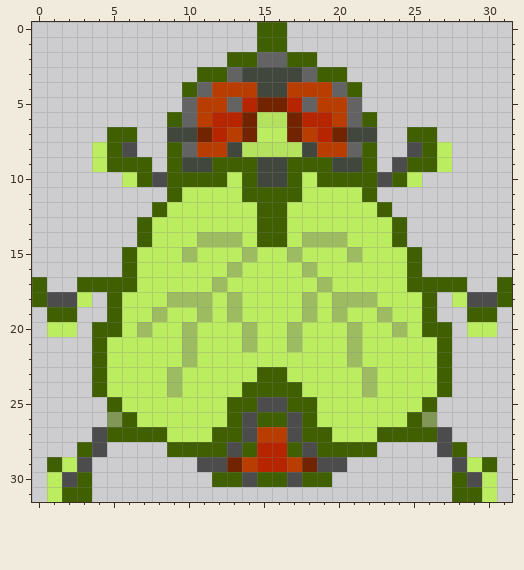
Pixel-art sprite -- Assets/Sprites/Insect_Fly_v_01_01.png. The picture above is the old version.
The file is 32x32 pixels.
Now the later version:
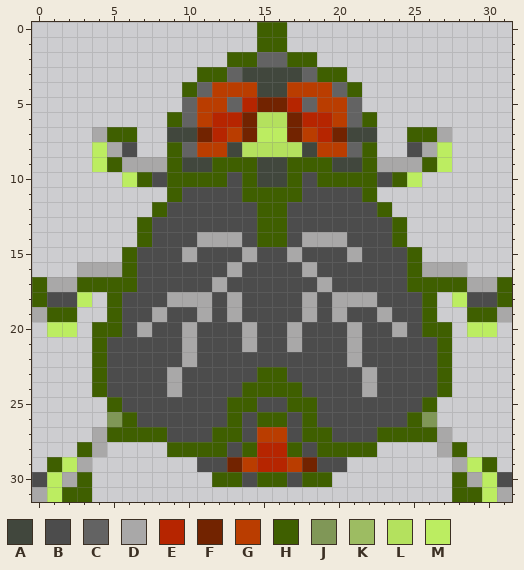
Palette (. is transparent): A #41473d  B #4c4c4c  C #636363  D #a9a8a8  E #b62500  F #722300  G #ba3d00  H #3f5f00  J #809757  K #9dbc62  L #b4e15e  M #bced61
Change:
@@ x 0..31 @@
  6 .........HCGEEFLLFEEGCH.........
- 7 .....HH..AAFEGFMMFGEFAA..HH.....
- 8 ....MHB..HCGGALLLLAGGCH..BHM....
- 9 ....MHHH.HAAHHHAAHHHAAH.BHHM....
-10 ......MHBHHHHMHAAHMHHHHBHM......
-11 .........HMMMMHHHHMMMMH.........
-12 ........HMMMMMMHHMMMMMMH........
-13 .......HMMMMMMMHHMMMMMMMH.......
-14 .......HMMMKKKMHHMKKKMMMH.......
-15 ......HMMMKMMMKMMKMMMKMMMH......
-16 ......HMMMMMMKMMMMKMMMMMMH......
-17 H..HHHHMMMMMKMMMMMMKMMMMMHHHH..H
-18 HBBM.HMMMKKKMKMMMMKMKKKMMMH.MBBH
-19 .HH..HMMKMMKMKMMMMKMKMMKMMH..HH.
-20 .MM.HHMKMMKMMMKMMKMMMKMMKMHH.MM.
-21 ....HMMMMMKMMMKMMKMMMKMMMMMH....
-22 ....HMMMMMKMMMMMMMMMMKMMMMMH....
-23 ....HMMMMKMMMMMHHMMMMMKMMMMH....
-24 ....HMMMMKMMMMHHHHMMMMKMMMMH....
-25 .....HMMMMMMMHHBBHHMMMMMMMH.....
-26 .....JHMMMMMMHBHHBHMMMMMMHJ.....
-27 ....BHHHHMMMHHBGGBHHMMMHHHHB....
-28 ...HB....HHHHBHEEHBHHHH....BH...
-29 .HMB.......BBFGEEGFBB.......BMH.
-30 .MBH........HHBHHBHH........HBM.
-31 .MHH........................HHM.
+ 7 ....DHH..AAFEGFMMFGEFAA..HHD....
+ 8 ....MDB..HCGGALLLLAGGCH..BDM....
+ 9 ....MHDDDHAAHHHAAHHHAAHDDDHM....
+10 ......MHBHHHHBHAAHBHHHHBHM......
+11 .........HBBBBHHHHBBBBH.........
+12 ........HBBBBBBHHBBBBBBH........
+13 .......HBBBBBBBHHBBBBBBBH.......
+14 .......HBBBDDDBHHBDDDBBBH.......
+15 ......HBBBDBBBDBBDBBBDBBBH......
+16 ...DDDHBBBBBBDBBBBDBBBBBBHDDD...
+17 HDDHHHHBBBBBDBBBBBBDBBBBBHHHHDDH
+18 HBBM.HBBBDDDBDBBBBDBDDDBBBH.MBBH
+19 DHH..HBBDBBDBDBBBBDBDBBDBBH..HHD
+20 .MM.HHBDBBDBBBDBBDBBBDBBDBHH.MM.
+21 ....HBBBBBDBBBDBBDBBBDBBBBBH....
+22 ....HBBBBBDBBBBBBBBBBDBBBBBH....
+23 ....HBBBBDBBBBBHHBBBBBDBBBBH....
+24 ....HBBBBDBBBBHHHHBBBBDBBBBH....
+25 .....HBBBBBBBHHBBHHBBBBBBBH.....
+26 .....JHBBBBBBHBHHBHBBBBBBHJ.....
+27 ....DHHHHBBBHHBGGBHHBBBHHHHD....
+28 ...HD....HHHHBHEEHBHHHH....DH...
+29 .HMD.......BBFGEEGFBB.......DMH.
+30 BMDH........HHBHHBHH........HDMB
+31 DMHH........................HHMD
Where, in picture pixels (left, top, right, bottom), the same in both pictures:
changed: (32, 127, 512, 502)
